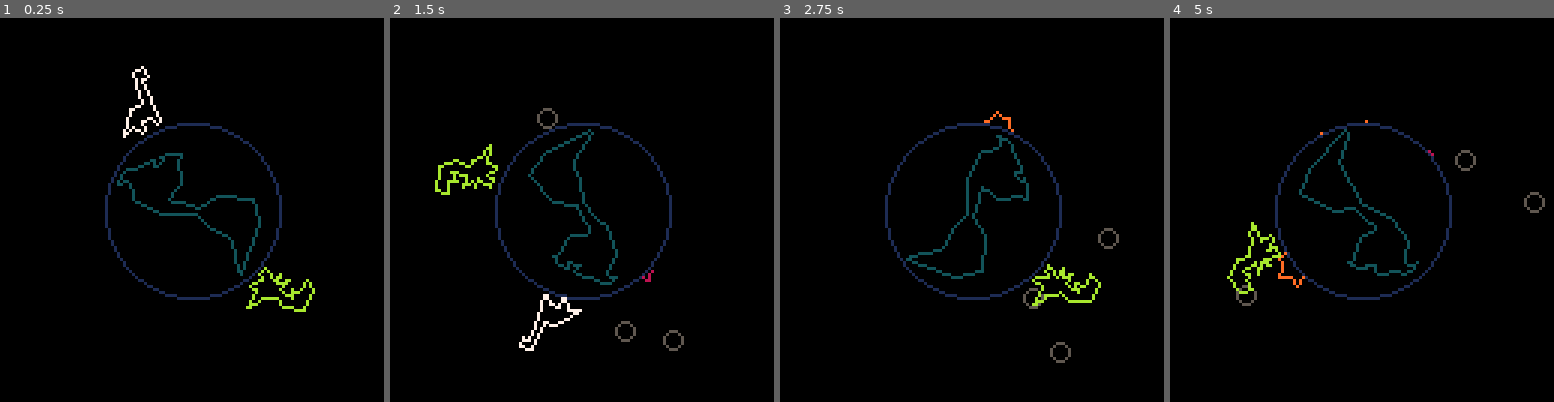
Above: before the commit, frames 1-4 (left to right).
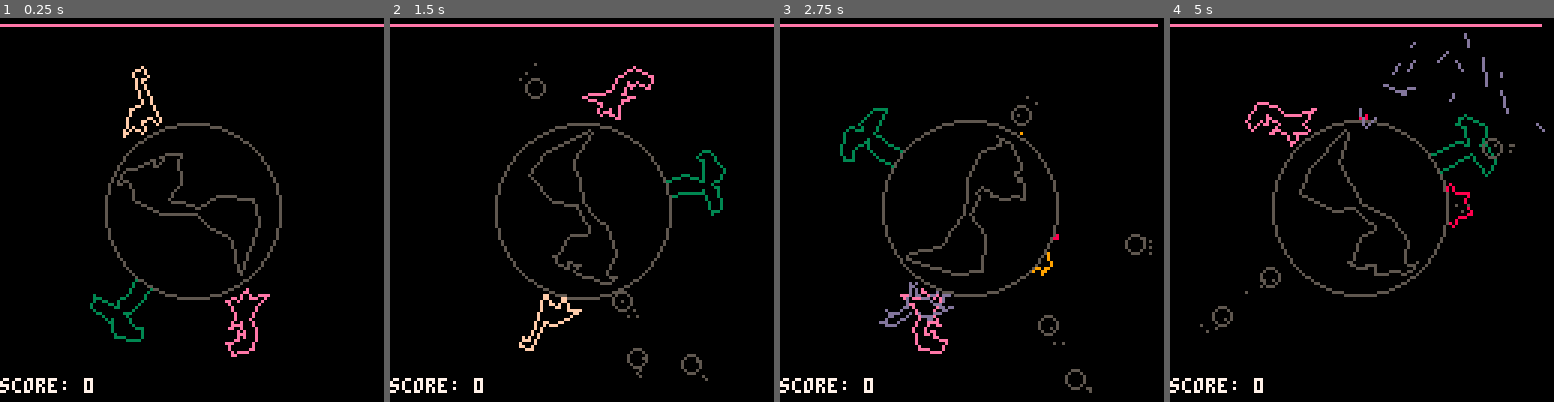
Above: after the commit, the same moments.

Repository: caseylabrack/super-extinction-event
Game: PICO-8 cartridge super-extinction-event.p8
Two runs of this game, one before a commit and one after it. Both use one fixed random seed, a clock stepped at 60 frames per second and the inputs below.
Inputs:
- Up to frame 1 (0.25 s): no input
- Up to frame 2 (1.5 s): tap X (X key) at 0.33, 1.07 s; tap O (Z key) at 0.7 s
- Up to frame 3 (2.75 s): hold Right 1.6-2.1 s; tap O (Z key) at 1.7, 2.1, 2.5 s; tap X (X key) at 1.85 s; hold Up 2.15-2.42 s; hold Right from 2.47 s (still down)
- Up to frame 4 (5 s): tap O (Z key) every 0.4 s from 2.9 to 4.9 s; tap X (X key) at 2.97, 4.08 s; release Right at 3.03 s; hold Left 3.08-3.58 s; hold Down 3.63-3.97 s; hold Right 4.02-4.68 s; hold Up from 4.73 s (still down)

The runs differ from the first frame. In frame 1, 4.7% of the frame differs, in the area x 0-100%, y 1-98%; in frame 2, 5.5%; in frame 3, 6.7%, in the area x 0-99%, y 1-98%; in frame 4, 6.4%.

Commit message:
particles, trees, screenshake, trex animation

Diff:
--- a/super-extinction-event.p8
+++ b/super-extinction-event.p8
@@ -2,26 +2,29 @@
 version 42
 __lua__
 --super extinction event
---casey labrac
+--casey labrack
 
 --todo:
-	--helper cart for art import
-	--asteroid strikes push back?
-	--skid to stop?
-	--takes time to pick up egg?
-	--asteroids don't kill you?
 	--roid trail particles taper
+	--jump??? can surf, touch ufos
+	--alive multiplier
+	--leaves are round, scales down
 
 --tick (frame count)
 log=""
 ⧗=0
+g⧗=60 --game time
+score=0
+shake=0
 
 --player
 p={x=64,y=29,r=0,state="idle",e=true,
 	--angle, delta angle, magnittude, delta mag
  a=.25,da=0,m=37,dm=0,
 	--speed, facing direction,
- s=.004,d=1,
+ s=.004,d=1,c=15,
+ --last position
+ lpx,lpy=0,0,
  --frame index, all frames
  fr=1,frames={
 		--idle
@@ -34,7 +37,7 @@
 
 pdead={x=0,y=-37,r=0,c=6,⧗=0,e=false,fr=1,frames={}}
 --earth
-e={x=0,y=0,a=0,r=0,s=.01,d=1,c=3,
+e={x=0,y=0,a=0,r=0,s=.01,d=1,c=5,
 	fr=1,frames={split("25.89,8.21,25.16,10.49,25.92,10.67,28.79,10.52,28.41,9.21,31.2,9.4,34.77,11.51,32.8,12.83,31.32,17 …(369 unchanged characters)…
 
 --roids
@@ -44,9 +47,20 @@
 --splode frame
 slfr=split("9.2,.81,12.47,4.96,17.7,5.71,15.74,10.62,17.7,15.53,12.47,16.29,9.2,20.44,5.93,16.29,.7,15.53,2.66,10.62,.7,5.71,5.93,4.96,9.2,.81")
 --trex
-t={x=0,y=0,r=0,d=1,c=10,s=.005,
-	fr=1,frames={split("4.51,-12.52,0.51,-7.52,0.51,-3.52,-1.49,-2.52,-3.49,-0.52,-5.95,-0.58,-8.65,1.07,-2.49,2.48,-3.12,5.48,-1.66,5.48,1.02,3.3,1.67,5.48,4.51,5.48,3.48,1.05,6.51,1.48,4.51,-0.52,7.51,-2.52,3.51,-2.52,4.51,-7.52,6.25,-5.14,7.51,-7.52,11.51,-6.52,11.51,-10.52,4.51,-12.52")}}
-
+t={x=0,y=0,r=0,d=1,c=14,s=.005,
+	fr=1,	frames={
+	--idle
+	split("4.51,-13.52,0.51,-8.52,0.51,-4.52,-1.49,-3.52,-3.49,-1.52,-5.95,-1.58,-8.65,0.07,-2.49,1.48,-3.12,4.48,-1.66,4.48,1.02,2.3,1.67,4.48,4.51,4.48,3.48,0.05,4.51,-1.52,7.51,-3.52,3.51,-3.52,4.51,-8.52,6.25,-6.14,7.51,-8.52,11.51,-7.52,11.51,-11.52,4.51,-13.52"),
+	--run
+	split("5.51,-11.52,1.51,-6.52,0.51,-4.52,-1.49,-3.52,-3.49,-1.52,-5.95,-1.58,-9.49,-1.52,-2.49,1.48,-5.12,4.48,-3.66,4.48,1.02,2.3,4.67,4.48,7.51,4.48,3.48,0.05,4.51,-0.52,9.51,-1.52,3.51,-3.52,5.51,-6.52,7.25,-4.14,8.51,-6.52,12.51,-5.52,12.51,-9.52,5.51,-11.52"),
+	split("5.51,-11.52,1.51,-6.52,0.51,-4.52,-1.49,-3.52,-3.49,-1.52,-5.95,-1.58,-9.49,-1.52,-2.49,1.48,-1.12,4.48,0.34,4.48,1.02,2.3,-0.33,4.48,2.51,4.48,3.48,0.05,4.51,-0.52,9.51,-1.52,3.51,-3.52,5.51,-6.52,7.25,-4.14,8.51,-6.52,12.51,-5.52,12.51,-9.52,5.51,-11.52"),
+	}
+}
+
+trees={}
+tpts=split("3.62,-8.69,3.04,-10.49,12.04,-11.49,10.04,-15.49,3.04,-16.49,2.04,-14.49,0.56,-18.11,-1.87,-19.29,-9.1,-16.13,-9.48,-13.86,-7.96,-11.49,-5.96,-13.49,0.04,-11.49,-1.66,-9.52,-2.83,-5.74,-3.07,0.17,-0.96,5.51,4.04,4.4,2.78,-0.14,2.92,-5.38,3.62,-8.69")
+
+parts={}
 
 function _init()
 
@@ -69,22 +83,26 @@
 	t.r=.5
 	t.parent=e
 
-	pal(10,138,1)
-	pal(12,140,1)
-	pal(8,136,1)
-	pal(9,137,1)
-	pal(3,131,1)
+	spawntree()
 end
 
 function _update()
 
 	⧗+=1
+
+	if ⧗%60==0 then
+		g⧗-=1
+	end
+	if g⧗==0 then
+		stop("gameover")
+	end
+
 	e.r+=.01
 
 	if ⧗%10==0 then
 		local roid={}
 		local a=rnd()
-		roid.x,roid.y=cos(a)*60,sin(a)*60
+		roid.x,roid.y=cos(a)*70,sin(a)*70
 		roid.dx,roid.dy=cos(a+.5),sin(a+.5)
 		roid.r=a roid.c=2
 		add(rs,roid)
@@ -94,7 +112,16 @@
 		roid.x+=roid.dx
 		roid.y+=roid.dy
 
-		if distt(roid,e)<29 then
+		--roid particle
+		local rp={}
+		rp.x,rp.y=roid.x+roid.dx*8+rndr(-2,2),roid.y+roid.dy*8+rndr(-2,2)
+		local ra=atan2(rp.x,rp.y)
+		rp.dx,rp.dy=cos(ra)*9,sin(ra)*9
+		rp.type="point"
+		rp.⧗=4 rp.c=5 rp.f=.25
+		add(parts,rp)
+
+		if distt(roid,e)<30 then
 			del(rs,roid) --probably do don't this
 			local s={⧗=0}
 			s.x,s.y,s.r=roid.x,roid.y,0
@@ -126,6 +153,10 @@
 		end
 	end
 
+	--player
+	--record position last frame
+	p.lpx,p.lpy=gpos(p)
+
 	if pdead.e then
 		pdead.⧗+=1
 	end
@@ -172,24 +202,106 @@
 		end
 	end
 
+	--eat leaves
+	if p.e then
+		for tree in all(trees) do
+			local myangle=atan2(tree.x,tree.y)
+			local pangle=atan2(p.x,p.y)
+			local diff=sad(myangle,pangle)
+
+			if abs(diff)<.1 then
+				tree.ec+=1
+				if tree.ec<60 then
+					local pct=tree.ec/60
+					local ta=atan2(tree.x,tree.y)
+					tree.x=cos(ta+.5)*(-30+18*pct)
+					tree.y=sin(ta+.5)*(-30+18*pct)
+					tree.r=ta+.75+rndr(-.05,.05)
+				else
+					del(trees,tree)
+					score+=1
+					spawntree()
+				end
+			end
+		end
+	end
+
 	--trex chase
 	if p.e then
 		pa=atan2(p.x,p.y)
 		ta=atan2(t.x,t.y)
 
+		--player killed
 		diff=sad(pa,ta)
 		if abs(diff)<.05 then
-	--		stop("dead: "..⧗)
 			p.e=false
 			pdead.e=true
-		else
+			local dinoparts=p2ls(pushtransforms(p))
+			for dp in all(dinoparts) do
+				dp.type="line"
+				dp.⧗=40+rndr(-20,20)
+				local px,py=gpos(p)
+				dp.dx,dp.dy=(px-p.lpx)*rnd()/2,(py-p.lpy)*rnd()/2
+				dp.dr=.0025
+				local x1,y1=dp[1],dp[2]
+				local x2,y2=dp[3],dp[4]
+				--midpoint
+				dp.mx,dp.my=(x2-x1)/2,(y2-y1)/2
+				dp.c=13
+				add(parts,dp)
+			end
+		elseif abs(diff)<.3 then
 			ta+=t.s*sgn(diff)*-1
-			t.x=cos(ta)*37
-			t.y=sin(ta)*37
+			t.x=cos(ta)*36
+			t.y=sin(ta)*36
 			t.r=ta+.75
 			t.d=sgn(diff)
-		end
-	end
+			if ⧗%8<4 then --alternate
+				t.fr=2
+			else
+				t.fr=3
+			end
+			if ⧗%8==5 then --stomp
+				shake=12
+			end
+		else
+			t.fr=1
+		end
+	else
+		t.fr=1
+	end
+
+	--do particles
+	for part in all(parts) do
+		part.⧗-=1
+		if part.⧗<0 then
+			del(parts,part)
+		end
+		if part.type=="line" then
+--			local x1,y1=part[1],part[2]
+--			local x2,y2=part[3],part[4]
+--			local a=atan2(x1-part.mx,y1-part.mx)
+--			local d=dist(x1,y1,part.mx,part.my)
+--			a+=part.dr
+--			part[1]=part.mx+cos(a)*d
+--			part[2]=part.my+sin(a)*d
+--			part[3]=part.mx-cos(a+.5)*d
+--			part[4]=part.my-sin(a+.5)*d
+
+			part[1]+=part.dx
+			part[3]+=part.dx
+			part[2]+=part.dy
+			part[4]+=part.dy
+--			part.r+=part.dr
+		end
+		if part.type=="point" then
+			part.x+=part.dx
+			part.y+=part.dy
+			part.dx*=part.f or 1
+			part.dy*=part.f or 1
+		end
+	end
+
 end
 
 function _draw()
@@ -197,13 +309,24 @@
 
 	camera(-64,-64)
 
+	if shake>0 then
+		local a=rnd()
+		local mag=(shake/8)^2
+		e.x,e.y=cos(a)*mag,sin(a)*mag
+		shake-=1
+	end
+
 	for splode in all(ss) do
 		render_ent(splode)
 	end
 
+	for tree in all(trees) do
+		render_ent(tree)
+	end
+
 	--earth surface,fill
-	circfill(0,0,29,0)
-	circ(0,0,29,1)
+	circfill(e.x,e.y,29,0)
+	circ(e.x,e.y,29,e.c)
 	--	circ(0,0,3,11)--ctr ref
 
 	for roid in all(rs) do
@@ -223,9 +346,23 @@
 
 	render_ent(e)
 	render_ent(t)
+
+	for part in all(parts) do
+		if part.type=="line" then
+			line(part[1],part[2],part[3],part[4],part.c)
+		end
+		if part.type=="point" then
+			local px,py=gpos(part)
+			pset(px,py,part.c)
+		end
+	end
+
 	camera()
 
---	print(log,0,120,11)
+	line(0,2,128*(g⧗/60),2,14)
+
+	print(log,0,120,11)
+	print("score: "..score,0,120,7)
 end
 -->8
 --utils
@@ -247,6 +384,11 @@
 --distance from origin vector
 function distot(ent)
 	return dist(ent.x,ent.y,0,0)
+end
+
+--random range, from low to high not inclusive
+function rndr(low,high)
+	return low+rnd(high-low)
 end
 
 --unsigned angle difference:
@@ -283,6 +425,15 @@
 	else
 		return 2^(10*x-10)
 	end
+end
+
+--points array to line segments
+function p2ls(pts)
+	local lx={}
+	for i=1,#pts-2,2 do
+		add(lx,{pts[i],pts[i+1],pts[i+2],pts[i+3],})
+	end
+	return lx
 end
 
 function translate(ps,x,y)
@@ -332,10 +483,11 @@
 
 function grote(e)
 	local p=e.parent
+	local myrote=e.r or 0
 	if p then
-		return p.r+e.r
-	end
-	return e.r
+		return p.r+myrote
+	end
+	return myrote
 end
 
 function addchild(parent,child)
@@ -362,21 +514,181 @@
 	line(ps[1],ps[2])
 end
 
+function pushtransforms(e)
+	local es=e.scale or 1
+	local frame=e.frames[e.fr]
+	local scaled=scale(frame,(e.d or 1)*es,1*es)
+	local rotated=rotate(scaled,grote(e))
+	local x,y=gpos(e)
+	return translate(rotated,-x,-y)
+end
+
 function render_ent(e)
 	local es=e.scale or 1
 	local frame=e.frames[e.fr]
 	local scaled=scale(frame,(e.d or 1)*es,1*es)
---	local rotated=rotate(scaled,e.r)
 	local rotated=rotate(scaled,grote(e))
---	local translated=translate(rotated,-e.x,-e.y)
 	local x,y=gpos(e)
 	local translated=translate(rotated,-x,-y)
 	renderpoly(translated,e.c)
 end
 
-…(6 lines of a section not shown)…
+--render ent multiframe
+function render_ent_m(e)
+	local es=e.scale or 1
+	for _,frame in ipairs(e.frames[e.fr]) do
+		local scaled=scale(frame,(e.d or 1)*es,1*es)
+		local rotated=rotate(scaled,grote(e))
+		local x,y=gpos(e)
+		local translated=translate(rotated,-x,-y)
+		renderpoly(translated,frame.c or e.c)
+	end
+end
+-->8
+--things
+function spawntree()
+	local a=rnd()
+	local t={x=cos(a)*30,y=sin(a)*30,
+	r=a+.75,d=1,c=3,
+ --eat count
+	ec=0,
+	fr=1,frames={tpts}}
+	addchild(e,t)
+	add(trees,t)
+end
+…(136 lines of a section not shown)…
Not shown, changed: 129 lines of the sprite sheet (__gfx__) section of super-extinction-event.p8
Not shown, changed: the thumbnail (__label__) section of super-extinction-event.p8
Not shown, changed: art/art.ai
